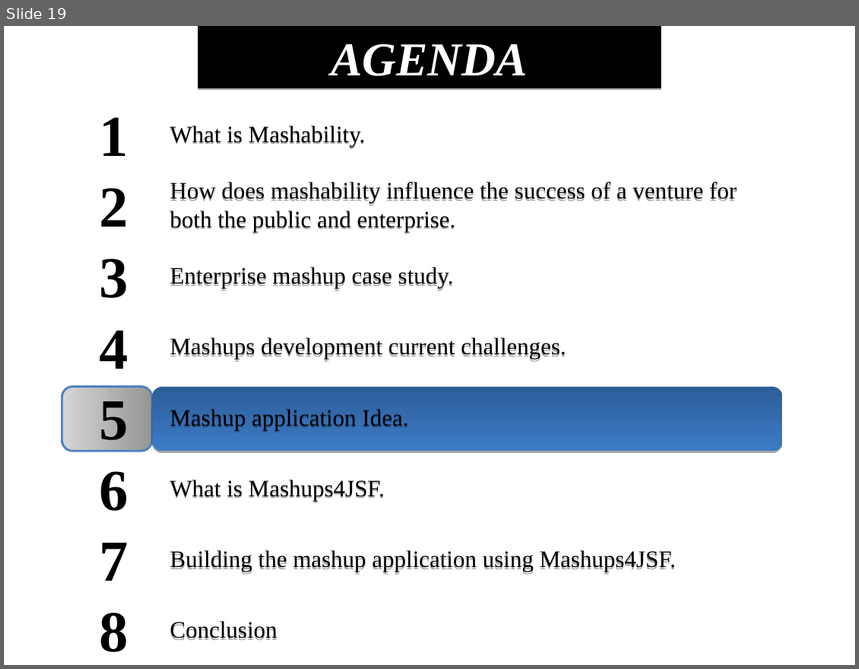
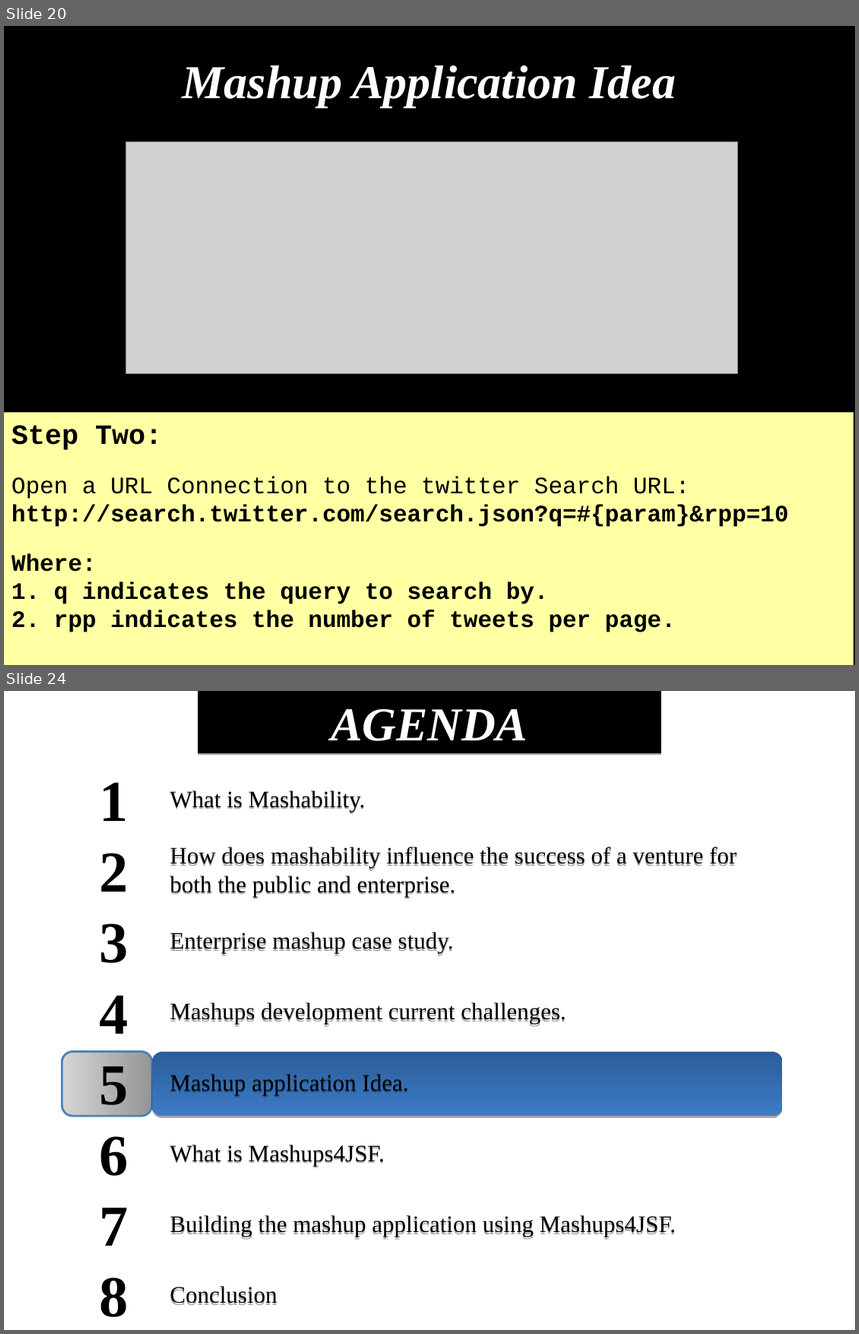
Before and after one commit to demo007/mashups4jsf, a slide deck: overview-architecture/JavaOne-2010/S314070_BURNS_SALEH_MASHUPS.odp. Shown one above the other, each under a label of ours: slide 19 before the commit, slides 20 and 24 after it; the slides between them are not shown. The pictures are 859x669 and 859x1334 pixels, drawn with LibreOffice and Linux fonts; fonts in the diff are those of the drawing; grey boxes stand for pictures. Boxes give left, top, right and bottom in pixels: in the first picture for what was removed or moved away, otherwise in the second. Text is boxed around its words. In the diff, an @@ line names an element or a change of style, - is before the commit and + after.

Commit message:
Adding more illustration to building the mashup application using the mashup provider APIs "directly".

```diff
--- a/overview-architecture/JavaOne-2010/S314070_BURNS_SALEH_MASHUPS.odp
+++ b/overview-architecture/JavaOne-2010/S314070_BURNS_SALEH_MASHUPS.odp
@@ slide 20 added at (4, 26, 855, 665), background #000000 @@
@@ title added at (47, 27, 813, 133), fill #000000, 44 pt, text #FFFFFF, bold, italic @@
+Mashup Application Idea
@@ picture added at (126, 142, 738, 373) @@
@@ rectangle added at (4, 412, 854, 665), fill #FFFFA3, 22 pt, text #000000, bold @@
+Step Two:
+Open a URL Connection to the twitter Search URL:
+http://search.twitter.com/search.json?q=#{param}&rpp=10
+Where:
+1. q indicates the query to search by.
+2. rpp indicates the number of tweets per page.
@@ what was slide 19 is now slide 24 @@
```
Also in this commit, not shown: 1 slide changed, 6 other slides added, 2 slides removed.
